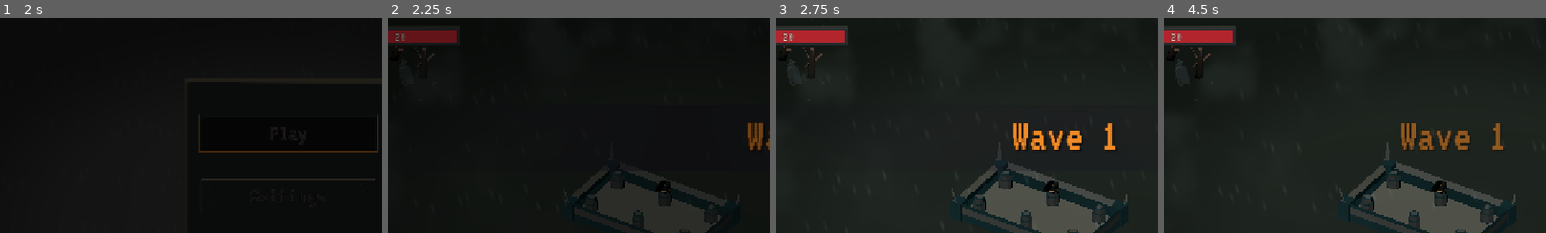
Above: before the commit, frames 1-4 (left to right).
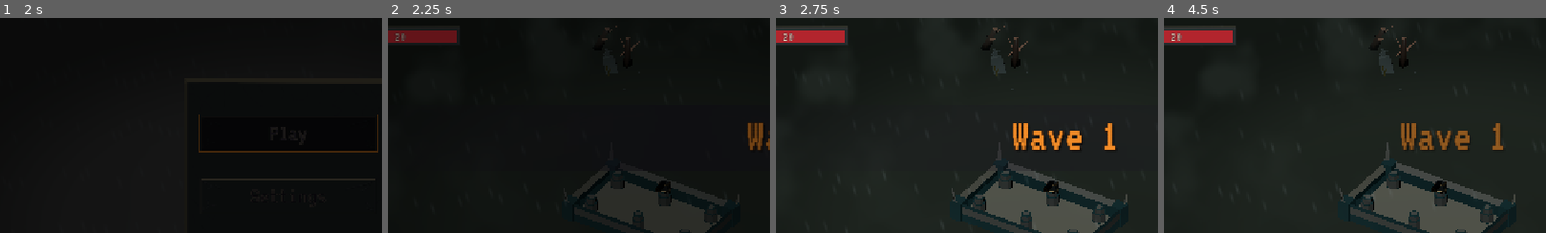
Above: after the commit, the same moments.

Repository: JeremyMarkWilcox/Tower-Defense
Game: Godot game, scene res://core/ui/boot.tscn
The game is run twice, just before and just after one commit, with the same random seed, the same clock (stepped at 60 frames per second) and the same inputs. Sound files missing from this copy of the repository are replaced by a short silence.
Inputs (mouse positions are % of the whole screen's width and height, from its top left):
- Up to frame 1 (2 s): tap Enter at 0.5 s; move the mouse to (72, 45) at 0.52 s; hold Right (ui_right) 0.53-1.28 s; hold Space (thread_cut) 0.53-1.28 s; click (72, 45) at 0.67 s; move the mouse to (30, 55) at 1.27 s; hold Down (ui_down) from 1.28 s (still down); tap E (thread_next) at 1.35 s
- Up to frame 2 (2.25 s): move the mouse to (60, 28) at 2.02 s; release Down (ui_down) at 2.03 s; hold Right (ui_right) from 2.03 s (still down); hold Q (thread_prev) from 2.03 s (still down)
- Up to frame 3 (2.75 s): keep holding Right (ui_right); keep holding Q (thread_prev)
- Up to frame 4 (4.5 s): move the mouse to (45, 70) at 2.77 s; release Right (ui_right) at 2.78 s; release Q (thread_prev) at 2.78 s; hold Up (ui_up) 2.78-3.53 s; tap R at 2.85 s; click (45, 70) at 2.92 s; tap Space (thread_cut) at 3.5, 4.35 s; move the mouse to (80, 65) at 3.52 s; hold Left (ui_left) from 3.53 s (still down); tap K at 3.6 s; tap Enter at 4.25 s; move the mouse to (20, 35) at 4.27 s
The pictures show only the part of the screen within x 12-62%, y 1-51%; the shares and areas given below are measured in that part.

Frame 1 is identical in both runs. In frame 2, 0.2% of the frame differs, in the area x 2-66%, y 3-23%; in frame 3, 0.5%, in the area x 2-66%, y 3-34%; in frame 4, 0.5%.

Commit message:
moved props

Diff:
--- a/game/game/game.tscn
+++ b/game/game/game.tscn
@@ -114,6 +114,24 @@
 
 [node name="Props" parent="World/Environment" unique_id=1002412612 instance=ExtResource("3_wgsev")]
 
+[node name="rock_05" parent="World/Environment/Props" index="4" unique_id=1725630375]
+transform = Transform3D(0.32751223, 0.41676426, -0.4298527, -0.48152298, 0.50379044, 1.1038849e-08, 0.2887409, 0.36742717, 0.48757216, -16.864368, 0.39540434, -12.811329)
+
+[node name="rock_06" parent="World/Environment/Props" index="5" unique_id=846541281]
+transform = Transform3D(0.1093387, 0.120583795, -0.14350466, -0.16075459, 0.14576335, 3.6852774e-09, 0.09639504, 0.10630892, 0.16277409, -16.12833, 0.8000392, -10.153067)
+
+[node name="dead_tree_01" parent="World/Environment/Props" index="6" unique_id=914596805]
+transform = Transform3D(0.81883156, 0, 0.5740338, 0.054177523, 0.9955362, -0.077281624, -0.57147145, 0.094380364, 0.8151765, -18.417759, 0.2590394, -12.7812805)
+
+[node name="dead_tree_03" parent="World/Environment/Props" index="10" unique_id=1512690035]
+transform = Transform3D(0.7547453, 0.36306286, -0.5463926, -0.29408714, 0.93176466, 0.21290232, 0.58640623, 0, 0.8100171, -22.021433, 0.3410957, -12.7812805)
+
+[node name="gravestone_01" parent="World/Environment/Props" index="11" unique_id=1828292604]
+transform = Transform3D(0.6005177, -0.21705996, 0.7695867, 0.21031705, 0.9714389, 0.10987898, -0.7714568, 0.09587295, 0.6290175, -18.889965, 2.355508, -11.031448)
+
+[node name="grass_tuft_015" parent="World/Environment/Props" index="18" unique_id=2056462917]
+transform = Transform3D(-0.36455172, 0, -0.93118316, 0, 1, 0, 0.93118316, 0, -0.36455172, -18.37648, 0.6981883, -10.811594)
+
 [node name="SignalSystem" parent="World" unique_id=1072541974 instance=ExtResource("11_7l47o")]
 
 [node name="ThreadManager" parent="World/SignalSystem" index="1" unique_id=791041048 node_paths=PackedStringArray("center", "camera")]
@@ -242,4 +260,5 @@
 
 [editable path="World/Environment/Stronghold"]
 [editable path="World/Environment/Stronghold/stronghold_base"]
+[editable path="World/Environment/Props"]
 [editable path="World/SignalSystem"]
